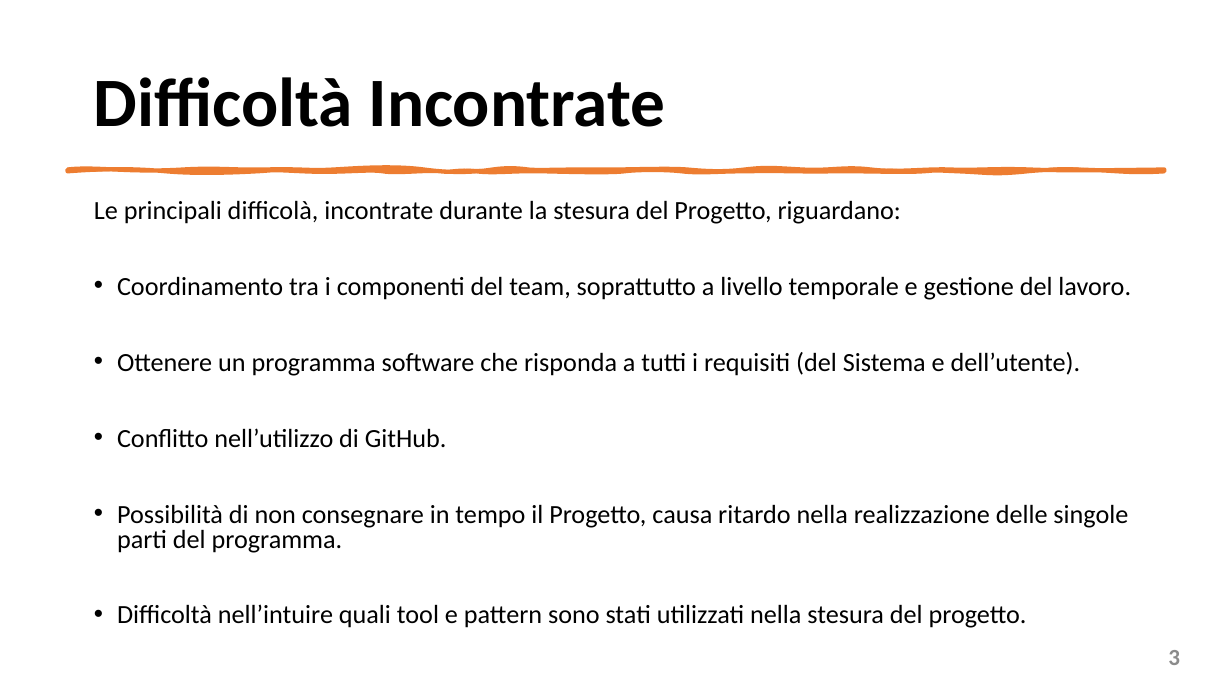
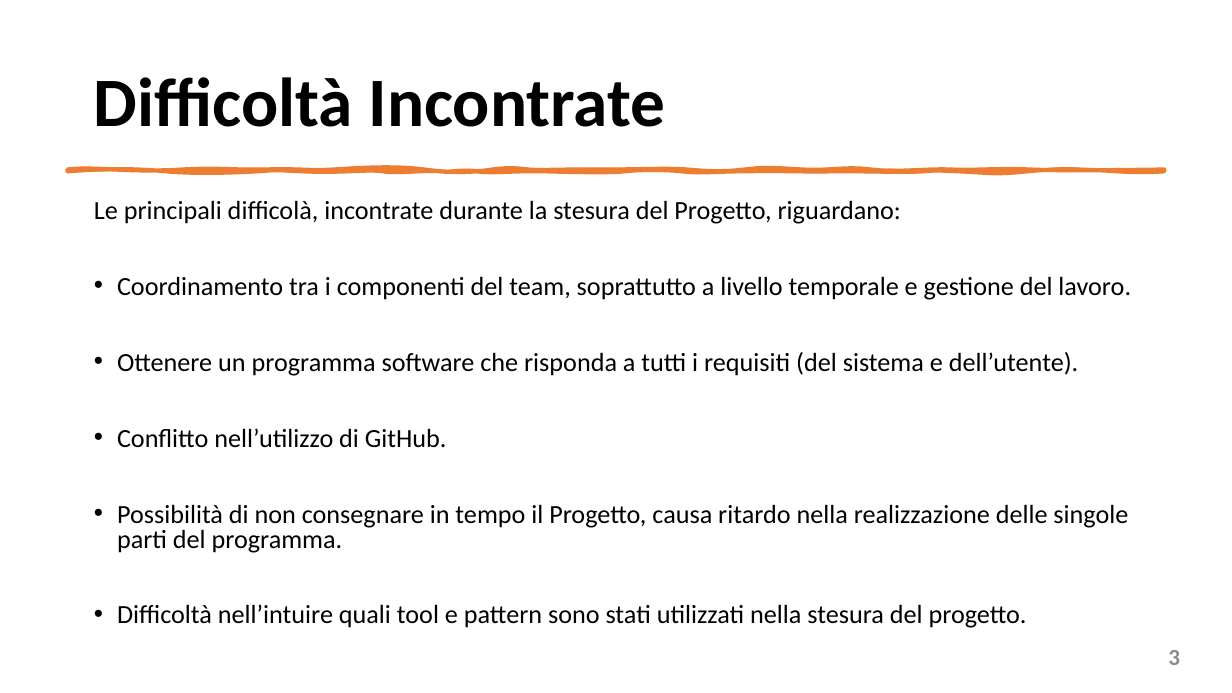
Before and after one commit to mangilimatteo/Progetto_Ingegneria_Software_Cattaneo_Mangili_Saini, a slide deck: slide 3 of Presentazione/Presentazione_Progetto.pptx. Drawn at 1232x693 pixels with LibreOffice and Linux fonts; fonts in the diff are those of the drawing. Boxes give left, top, right and bottom in pixels: in the first picture for what was removed or moved away, otherwise in the second. Text is boxed around its words. In the diff, an @@ line names an element or a change of style, - is before the commit and + after.

```diff
--- a/Presentazione/Presentazione_Progetto.pptx
+++ b/Presentazione/Presentazione_Progetto.pptx
@@ text at (x1=117, y1=352, x2=1079, y2=376): text changed @@
-• Ottenere un programma software che risponda a tutti i requisiti (del Sistema e dell’utente).
+• Ottenere un programma software che risponda a tutti i requisiti (del sistema e dell’utente).
```
Also in this commit, not shown: 6 other slides changed.
